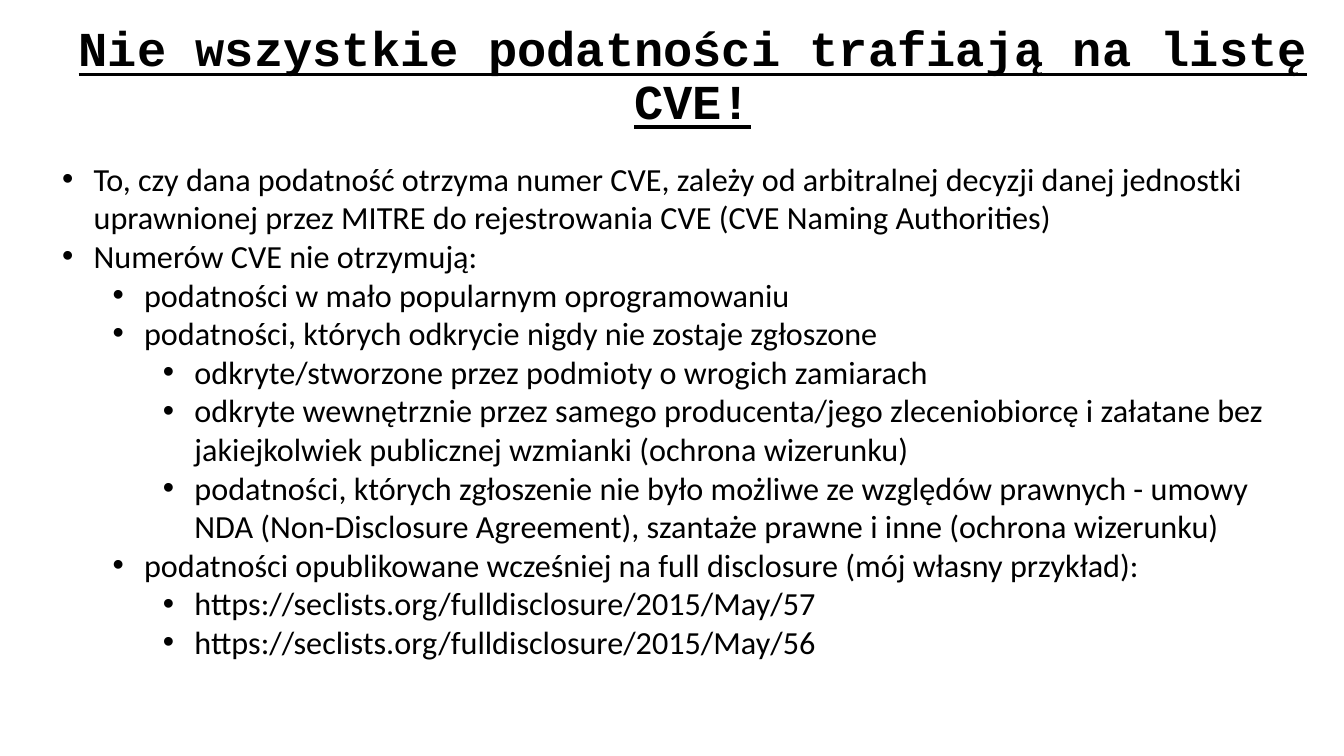
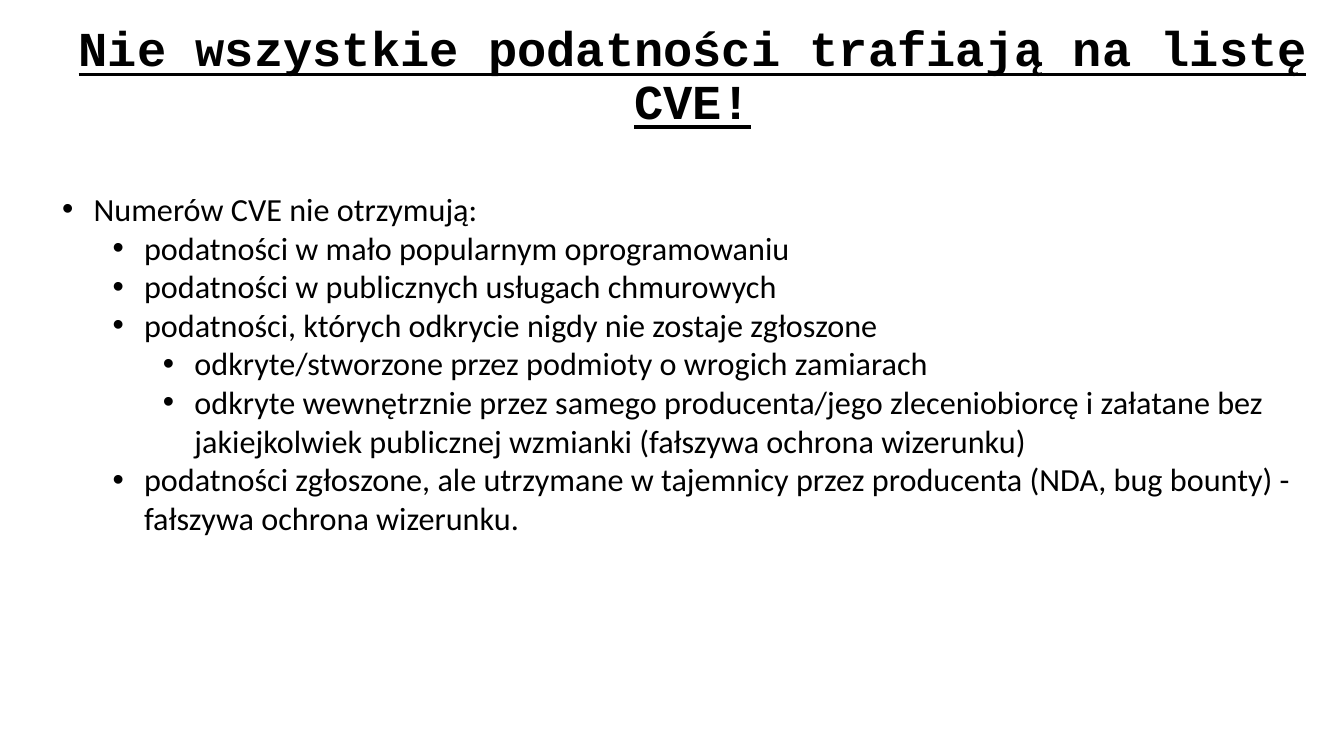
Before and after one commit to ewilded/DFIR, a slide deck: slide 67 of 2_Wprowadzenie_do_bezpieczenstwa_IT.pptx (slide 66 before the commit). Drawn at 1344x756 pixels with LibreOffice and Linux fonts; fonts in the diff are those of the drawing. Boxes give left, top, right and bottom in pixels: in the first picture for what was removed or moved away, otherwise in the second. Text is boxed around its words. In the diff, an @@ line names an element or a change of style, - is before the commit and + after.

```diff
--- a/2_Wprowadzenie_do_bezpieczenstwa_IT.pptx
+++ b/2_Wprowadzenie_do_bezpieczenstwa_IT.pptx
@@ text at box(94, 168, 1242, 235): paragraph removed @@
-• To, czy dana podatność otrzyma numer CVE, zależy od arbitralnej decyzji danej jednostki uprawnionej przez MITRE do rejestrowania CVE (CVE Naming Authorities)
@@ text at box(144, 275, 777, 304): paragraph added @@
+  • podatności w publicznych usługach chmurowych
@@ text at box(144, 391, 1272, 536): text changed @@
-    • odkryte wewnętrznie przez samego producenta/jego zleceniobiorcę i załatane bez jakiejkolwiek publicznej wzmianki (ochrona wizerunku)
-    • podatności, których zgłoszenie nie było możliwe ze względów prawnych - umowy NDA (Non-Disclosure Agreement), szantaże prawne i inne (ochrona wizerunku)
-  • podatności opublikowane wcześniej na full disclosure (mój własny przykład):
-    • https://seclists.org/fulldisclosure/2015/May/57
-    • https://seclists.org/fulldisclosure/2015/May/56
+    • odkryte wewnętrznie przez samego producenta/jego zleceniobiorcę i załatane bez jakiejkolwiek publicznej wzmianki (fałszywa ochrona wizerunku)
+  • podatności zgłoszone, ale utrzymane w tajemnicy przez producenta (NDA, bug bounty) - fałszywa ochrona wizerunku.
```
Also in this commit, not shown: 41 other slides changed, 1 slide added, 2 other files.
